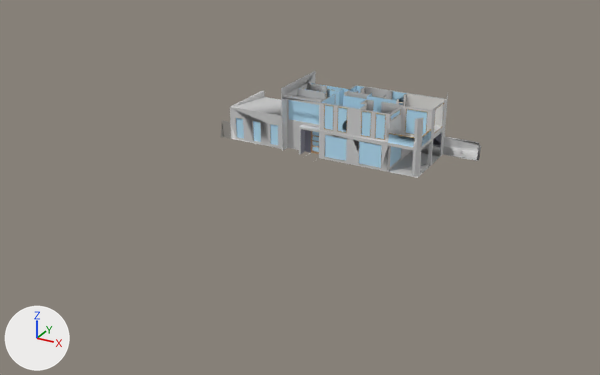
Two versions of the COLLADA model unit.dae, one commit apart.
Rendered twice from a 50 mm lens placed at (33.6, -68.4, 29.5), pointed at (0.3, -7.9, -0.8). Every picture has the same lights, and +X, +Y and +Z are marked at lower left.

The first picture shows 'Sketchup', 'Sketchup_019'.
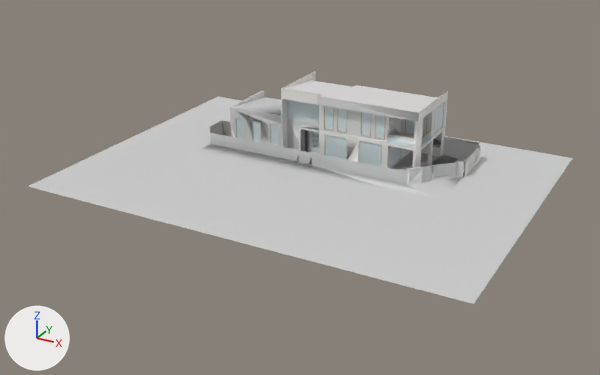
Location of each change, [x1, y1, x2, y2] in pixels of the pictures (600 x 375 px):
'Sketchup', reshaped, moved (109% wider, 117% taller)
    before: [221, 71, 481, 178]
    after: [28, 71, 573, 304]
'Sketchup_019', deleted
    before: [230, 71, 448, 148]
    faces in mat_glass (blue #bce7ff): [289, 83, 431, 147]
    faces in mat_render (light grey #d1d1d1): [230, 71, 448, 148]
    faces in mat_27 (light grey #d5d5d5): [320, 100, 447, 143]
    faces in mat_052_floralwhite (white #e7e5e1): [319, 86, 446, 144]
    faces in mat_color_c12 (orange #b89156): [303, 88, 444, 140]
part 1 of me_sketchup, built on
    before: [232, 107, 481, 164]
    after: [28, 71, 573, 304]
part 2 of me_sketchup, recoloured
    both: [281, 71, 448, 168]
part 3 of me_sketchup, recoloured (blue to grey)
    both: [236, 118, 401, 167]
part 4 of me_sketchup, recoloured
    both: [305, 130, 441, 152]
part 5 of me_sketchup, recoloured
    both: [311, 131, 319, 154]

The change, as a diff of the scene's bpy script:
```diff
--- a/unit.dae.py
+++ b/unit.dae.py
@@ mat_fencing_metal_straight_2 @@
+mat_fencing_metal_straight_2 = principled_material('_Fencing_Metal_Straight_2')
+mat_fencing_metal_straight_2.base_color = (0.606, 0.609, 0.613)  # light grey #cccdcd
+mat_fencing_metal_straight_2.roughness = 0.44
@@ mat_128_white @@
+mat_128_white = principled_material('_128_White')
+mat_128_white.base_color = (0.797, 0.797, 0.797)  # white #e7e7e7
+mat_128_white.roughness = 0.44
@@ mat_6 @@
+mat_6 = principled_material('_6')
+mat_6.base_color = (0.797, 0.775, 0.775)  # white #e7e4e4
+mat_6.roughness = 0.44
@@ mat_fencing_metal_straight_1 @@
+mat_fencing_metal_straight_1 = principled_material('_Fencing_Metal_Straight_1')
+mat_fencing_metal_straight_1.base_color = (0.606, 0.609, 0.613)  # light grey #cccdcd
+mat_fencing_metal_straight_1.roughness = 0.44
@@ mat_2 @@
+mat_2 = principled_material('_2')
+mat_2.base_color = (0.619, 0.713, 0.731)  # light grey #cedcde
+mat_2.roughness = 0.44
@@ me_sketchup @@
 # used by ob_sketchup; location = (0.0, 0.0, 0.01)
-me_sketchup.from_pydata(...)  # 952 vertices, 2140 faces; spans x -11.9..13.1, y -4.2..4.3, z 0.0..6.3
+me_sketchup.from_pydata(...)  # 1799 vertices, 4582 faces; spans x -20.0..20.7, y -20.9..9.2, z 0.0..6.3
+# me_sketchup part 1: 3 vertices moved within x -8.2..13.1, y -2.5..4.3, z 0.0..2.5; 19 vertices removed from x -8.2..9.1, y -2.5..4.0, z 0.7..3.4; 866 vertices added at x -20.0..20.7, y -20.9..9.2, z 0.0..6.3
+# me_sketchup part 2: 54 faces spanning x -4.7..9.5, y -2.5..4.3, z 0.0..6.3 switch from mat_render (light grey #d1d1d1) to mat_052_floralwhite (white #e7e5e1)
+# me_sketchup part 3: 38 faces spanning x -10.2..6.5, y -2.5..3.0, z 0.2..2.5 switch from mat_glass (blue #bce7ff) to mat_2 (light grey #cedcde)
+# me_sketchup part 4: 8 faces spanning x -2.6..9.4, y -1.6..4.1, z 0.0..2.7 switch from mat_color_i20 (grey #8a8a99) to mat_render (light grey #d1d1d1)
+# me_sketchup part 5: 35 faces spanning x -1.9..-0.6, y -1.6..-1.5, z 0.0..2.5 switch from mat_wood_cherry_original (brown #b78e65) to mat_render (light grey #d1d1d1)
 me_sketchup.materials.append(mat_color_c12)
-me_sketchup.materials.append(mat_glass_frosted)  # blue #90b1c3
 me_sketchup.materials.append(mat_metal_panel)
 me_sketchup.materials.append(mat_fencing_weathered_2)
-me_sketchup.materials.append(mat_garage)  # light grey #d1d1d1
+me_sketchup.materials.append(mat_128_white)  # white #e7e7e7
+me_sketchup.materials.append(mat_27)  # light grey #d5d5d5
+me_sketchup.materials.append(mat_cladding_siding_white)  # light grey #d2d2d2
+me_sketchup.materials.append(mat_cladding_siding_white_1)  # light grey #d2d2d2
+me_sketchup.materials.append(mat_fencing_metal_straight_1)  # light grey #cccdcd
+me_sketchup.materials.append(mat_windmill)  # light grey #dfdfdf
+me_sketchup.materials.append(mat_6)  # white #e7e4e4
+me_sketchup.materials.append(mat_fencing_metal_straight_2)  # light grey #cccdcd
@@ ob_sketchup @@
 ob_sketchup = bpy.data.objects.new('Sketchup', me_sketchup)
-ob_sketchup.location = (0.0, 0.0, 0.01)
+ob_sketchup.location = (0.0, 0.0, 0.0)
@@ ob_sketchup_019 @@
-ob_sketchup_019 = bpy.data.objects.new('Sketchup_019', me_sketchup_021)
-ob_sketchup_019.location = (0.0, 0.0, 0.01)
```
